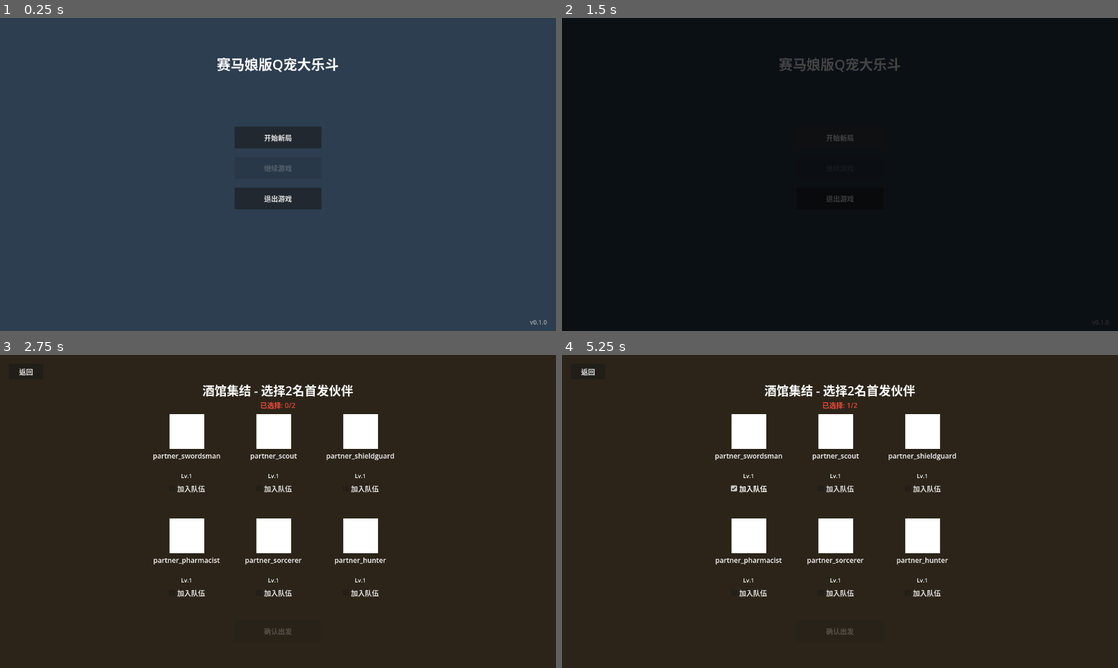
Above: before the commit, frames 1-4 (two rows, left to right).
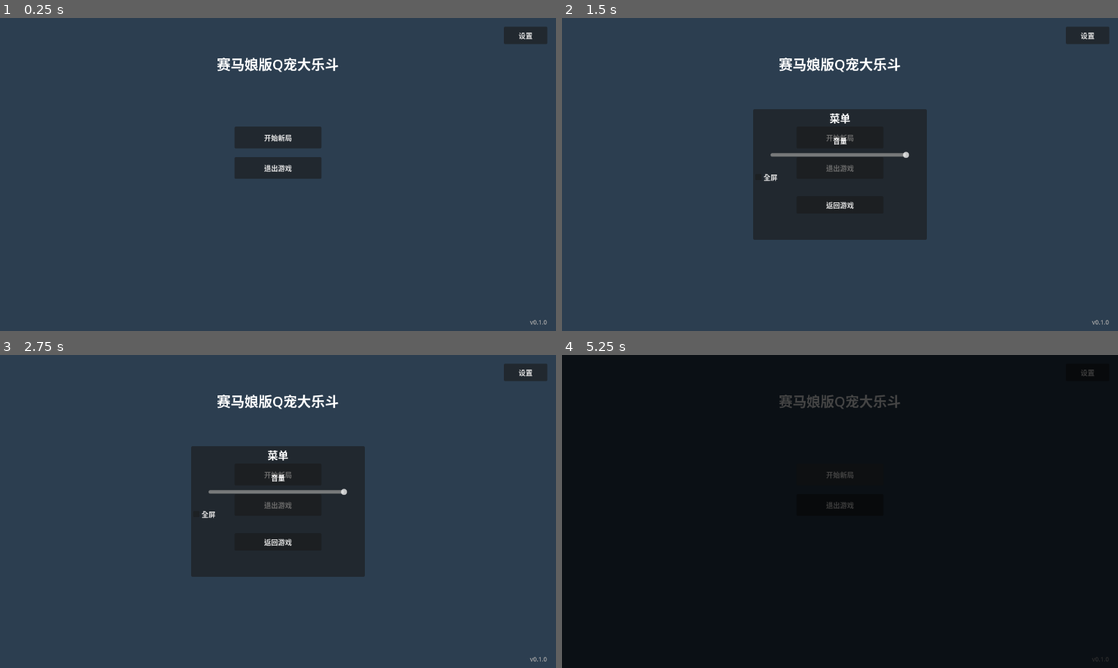
Above: after the commit, the same moments.

Repository: TianYu0321/Hero-Battle
Game: Godot game, scene res://scenes/main_menu/menu.tscn
Two runs of this game, one before a commit and one after it. Both use one fixed random seed, a clock stepped at 60 frames per second and the inputs below.
Inputs (mouse positions are in pixels of both pictures, inside the frame that each line leads up to):
- Up to frame 1 (0.25 s): no input
- Up to frame 2 (1.5 s): click (1090, 36) at 0.5 s, where only the run after the commit has a clickable "设置"; click (840, 136) at 1.25 s, where only the run before the commit has a clickable "开始新局"
- Up to frame 3 (2.75 s): click (172, 580) at 2 s, where only the run before the commit has a clickable "选择"
- Up to frame 4 (5.25 s): click (751, 489) at 2.75 s, where only the run before the commit has a clickable "加入队伍"; click (840, 514) at 3.5 s, where only the run after the commit has a clickable "全屏"; click (840, 542) at 4.25 s, where only the run after the commit has a clickable "返回游戏"; click (840, 473) at 5 s, where only the run after the commit has a clickable "开始新局"

The runs differ from the first frame. In frame 1, 2.5% of the frame differs, in the area x 42-99%, y 2-62%; in frame 2, 97%; in frame 3, 89%; in frame 4, 99%, in the area x 0-100%, y 0-100%.

Commit message:
0511bug修复

Diff:
--- a/autoload/event_bus.gd
+++ b/autoload/event_bus.gd
@@ -9,6 +9,7 @@
 
 # --- 养成循环信号 (Run & Node Lifecycle) ---
 signal run_started(run_config: Dictionary)
+signal run_continued(save_data: Dictionary)
 signal run_ended(ending_type: String, final_score: int, archive: Dictionary)
 signal scene_state_changed(from_state: String, to_state: String, transition_data: Dictionary)
 signal game_paused(reason: String)
--- a/autoload/game_manager.gd
+++ b/autoload/game_manager.gd
@@ -46,6 +46,7 @@
 # 运行时选择数据（供RunMain读取启动新局）
 var selected_hero_config_id: int = 0
 var selected_partner_config_ids: Array[int] = []
+var pending_save_data: Dictionary = {}
 
 var _current_state: String = "MENU"
 var _is_transitioning: bool = false
@@ -128,8 +129,12 @@
 	change_scene("HERO_SELECT", "fade")
 
 func _on_continue_game_requested() -> void:
-	# Phase 1: load latest run and go to RUNNING (not implemented in Task 1)
-	push_warning("[GameManager] Continue game not yet implemented in Phase 1")
+	var save_data: Dictionary = SaveManager.load_latest_run()
+	if save_data.is_empty():
+		push_warning("[GameManager] No save data found, cannot continue")
+		return
+	pending_save_data = save_data
+	change_scene("RUNNING", "fade")
 
 func _on_hero_selected(hero_id: String) -> void:
 	selected_hero_config_id = _HERO_STRING_TO_ID.get(hero_id, 1)
--- a/autoload/save_manager.gd
+++ b/autoload/save_manager.gd
@@ -55,6 +55,25 @@
 
 	EventBus.game_saved.emit(slot_id, data["timestamp"], data.get("current_round", 0), is_auto)
 	return true
+
+func has_active_run() -> bool:
+	var latest_path: String = ""
+	var latest_time: int = 0
+	var dir: DirAccess = DirAccess.open(ConfigManager.SAVE_DIR)
+	if dir == null:
+		return false
+	dir.list_dir_begin()
+	var file_name: String = dir.get_next()
+	while not file_name.is_empty():
+		if file_name.begins_with("save_") and file_name.ends_with(".json"):
+			var path: String = ConfigManager.SAVE_DIR + file_name
+			var modified: int = FileAccess.get_modified_time(path)
+			if modified > latest_time:
+				latest_time = modified
+				latest_path = path
+		file_name = dir.get_next()
+	dir.list_dir_end()
+	return not latest_path.is_empty()
 
 func load_latest_run() -> Dictionary:
 	var latest_path: String = ""
--- a/scenes/main_menu/menu.gd
+++ b/scenes/main_menu/menu.gd
@@ -11,11 +11,14 @@
 @onready var _btn_new_game: Button = %BtnNewGame
 @onready var _btn_continue: Button = %BtnContinue
 @onready var _btn_quit: Button = %BtnQuit
+@onready var _menu_button: Button = $MenuButton
+@onready var _pause_menu: PauseMenu = $PauseMenu
 
 func _ready() -> void:
 	_btn_new_game.pressed.connect(_on_new_game_pressed)
 	_btn_continue.pressed.connect(_on_continue_pressed)
 	_btn_quit.pressed.connect(_on_quit_pressed)
+	_menu_button.pressed.connect(_on_menu_button_pressed)
 
 	# Phase 1: 斗士档案按钮隐藏（MVP范围外）
 	var btn_archive: Button = get_node_or_null("%BtnArchive")
@@ -23,10 +26,11 @@
 		btn_archive.visible = false
 		btn_archive.disabled = true
 
-	var save_data: Dictionary = SaveManager.load_latest_run()
-	_btn_continue.disabled = save_data.is_empty()
-	if _btn_continue.disabled:
-		_btn_continue.modulate.a = 0.5
+	# 主菜单中隐藏PauseMenu的"返回主菜单"按钮
+	_pause_menu.set_is_main_menu(true)
+
+	var has_save: bool = SaveManager.has_active_run()
+	_btn_continue.visible = has_save
 
 	EventBus.save_loaded.connect(_on_save_loaded)
 	EventBus.load_failed.connect(_on_load_failed)
@@ -40,13 +44,17 @@
 func _on_quit_pressed() -> void:
 	get_tree().quit()
 
+func _on_menu_button_pressed() -> void:
+	if _pause_menu.visible:
+		_pause_menu.hide_menu()
+	else:
+		_pause_menu.show_menu()
+
 func _on_save_loaded(save_data: Dictionary) -> void:
-	_btn_continue.disabled = false
-	_btn_continue.modulate.a = 1.0
+	_btn_continue.visible = true
 
 func _on_load_failed(error_code: int, error_message: String, save_slot: int) -> void:
-	_btn_continue.disabled = true
-	_btn_continue.modulate.a = 0.5
+	_btn_continue.visible = false
 
 ## v2.0: 排行榜系统（净胜场制）
 func show_leaderboard() -> void:
--- a/scenes/main_menu/menu.tscn
+++ b/scenes/main_menu/menu.tscn
@@ -1,6 +1,7 @@
-[gd_scene load_steps=2 format=3 uid="uid://c0m8q1p2x3y4z"]
+[gd_scene load_steps=3 format=3 uid="uid://c0m8q1p2x3y4z"]
 
 [ext_resource type="Script" path="res://scenes/main_menu/menu.gd" id="1_menu"]
+[ext_resource type="PackedScene" uid="uid://c0m8q1p2x3y5a" path="res://scenes/menu/pause_menu.tscn" id="2_pause"]
 
 [node name="MainMenu" type="Control"]
 layout_mode = 3
@@ -74,6 +75,16 @@
 custom_minimum_size = Vector2(200, 50)
 text = "退出游戏"
 
+[node name="MenuButton" type="Button" parent="."]
+layout_mode = 0
+offset_left = 1160.0
+offset_top = 20.0
+offset_right = 1260.0
+offset_bottom = 60.0
+text = "设置"
+
+[node name="PauseMenu" parent="." instance=ExtResource("2_pause")]
+
 [node name="VersionLabel" type="Label" parent="."]
 layout_mode = 1
 anchors_preset = 3
--- a/scenes/run_main/run_main.gd
+++ b/scenes/run_main/run_main.gd
@@ -42,6 +42,7 @@
 ]
 
 @onready var pause_menu: PauseMenu = $PauseMenu
+@onready var menu_button: Button = $MenuButton
 
 @onready var enemy_info_panel: VBoxContainer = $EnemyInfoPanel
 @onready var enemy_name_label: Label = $EnemyInfoPanel/EnemyNameLabel
@@ -95,6 +96,9 @@
 	pause_menu.resume_requested.connect(_on_resume_game)
 	pause_menu.main_menu_requested.connect(_on_return_main_menu)
 
+	# --- 菜单按钮 ---
+	menu_button.pressed.connect(_on_menu_button_pressed)
+
 	# --- 救援面板按钮绑定 ---
 	for i in range(rescue_candidate_buttons.size()):
 		rescue_candidate_buttons[i].pressed.connect(_on_rescue_partner_selected.bind(i))
@@ -104,14 +108,21 @@
 	_run_controller.name = "RunController"
 	add_child(_run_controller)
 
-	var hero_config_id: int = GameManager.selected_hero_config_id
-	var partner_config_ids: Array[int] = GameManager.selected_partner_config_ids.duplicate()
-
-	if hero_config_id <= 0:
-		push_error("[RunMain] No hero selected, cannot start run")
-		return
-
-	_run_controller.start_new_run(hero_config_id, partner_config_ids)
+	# 检查是否有待加载的存档（继续游戏）
+	var pending_save: Dictionary = GameManager.pending_save_data
+	if not pending_save.is_empty():
+		_run_controller.continue_from_save(pending_save)
+		GameManager.pending_save_data = {}
+		_update_hud()
+	else:
+		var hero_config_id: int = GameManager.selected_hero_config_id
+		var partner_config_ids: Array[int] = GameManager.selected_partner_config_ids.duplicate()
+
+		if hero_config_id <= 0:
+			push_error("[RunMain] No hero selected, cannot start run")
+			return
+
+		_run_controller.start_new_run(hero_config_id, partner_config_ids)
 
 
 func _update_hud() -> void:
@@ -313,6 +324,12 @@
 	floor_label.text = "层数: %d/%d" % [current_floor, max_floor]
 	print("[RunMain HUD] 楼层 %d/%d，类型: %s" % [current_floor, max_floor, floor_type])
 
+func _on_menu_button_pressed() -> void:
+	if pause_menu.visible:
+		pause_menu.hide_menu()
+	else:
+		pause_menu.show_menu()
+
 func _on_resume_game() -> void:
 	pass
 
--- a/scenes/run_main/run_main.tscn
+++ b/scenes/run_main/run_main.tscn
@@ -11,6 +11,14 @@
 grow_horizontal = 2
 grow_vertical = 2
 script = ExtResource("1_abc12")
+
+[node name="MenuButton" type="Button" parent="."]
+layout_mode = 0
+offset_left = 1160.0
+offset_top = 20.0
+offset_right = 1260.0
+offset_bottom = 60.0
+text = "菜单"
 
 [node name="HudContainer" type="Control" parent="."]
 layout_mode = 3
--- a/scripts/systems/run_controller.gd
+++ b/scripts/systems/run_controller.gd
@@ -115,9 +115,41 @@
 	_change_state(RunState.RUNNING_NODE_SELECT)
 
 
-func continue_run(save_data: Dictionary) -> bool:
-	# TODO: 从存档恢复完整状态
-	return false
+func continue_from_save(save_data: Dictionary) -> bool:
+	## 从存档恢复完整状态
+	if save_data.is_empty():
+		push_error("[RunController] Cannot continue from empty save data")
+		return false
+
+	# 恢复RuntimeRun
+	_run = RuntimeRun.from_dict(save_data)
+
+	# 恢复英雄
+	var hero_data: Dictionary = save_data.get("hero", {})
+	if not hero_data.is_empty():
+		_hero = RuntimeHero.from_dict(hero_data)
+		_character_manager._hero = _hero
+
+	# 恢复伙伴
+	var partner_data: Array = save_data.get("partners", [])
+	_character_manager._partners.clear()
+	for p_data in partner_data:
+		if p_data is Dictionary:
+			var partner = RuntimePartner.from_dict(p_data)
+			_character_manager._partners.append(partner)
+
+	# 恢复金币
+	_run.gold_owned = save_data.get("gold", _run.gold_owned)
+
+	# 重置节点池
+	_node_pool_system.reset()
+
+	# 恢复状态并生成当前层选项
+	_state = RunState.RUNNING_NODE_SELECT
+	_change_state(RunState.RUNNING_NODE_SELECT)
+
+	EventBus.emit_signal("run_continued", save_data)
+	return true
 
 
 func select_node(node_index: int) -> void:
Not shown, added: Docs/0511改动/task-card-menu-continue.md
